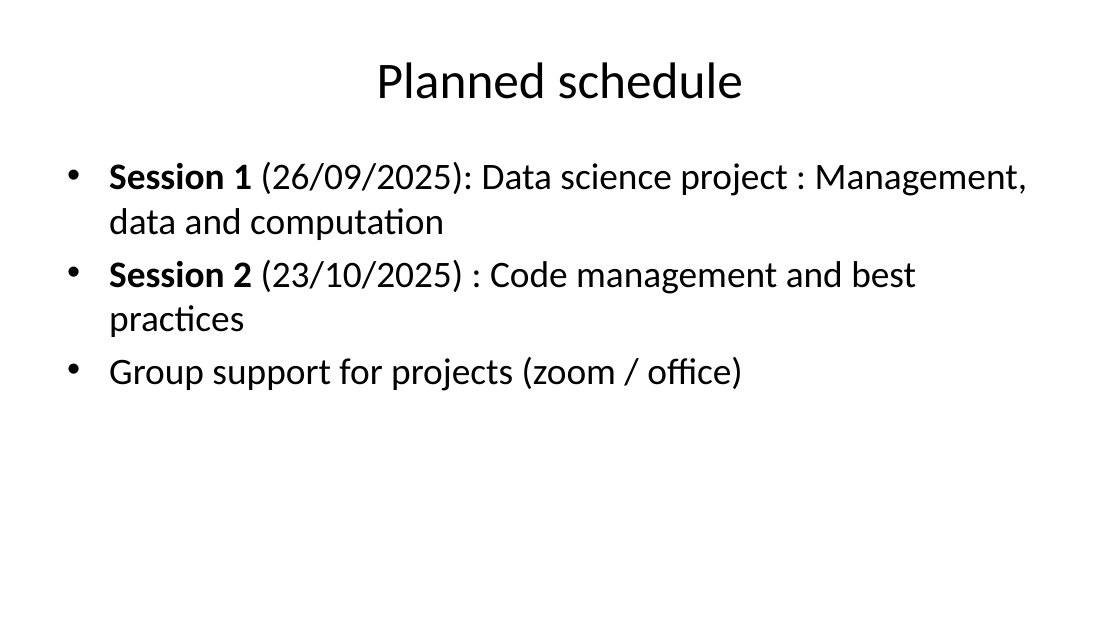
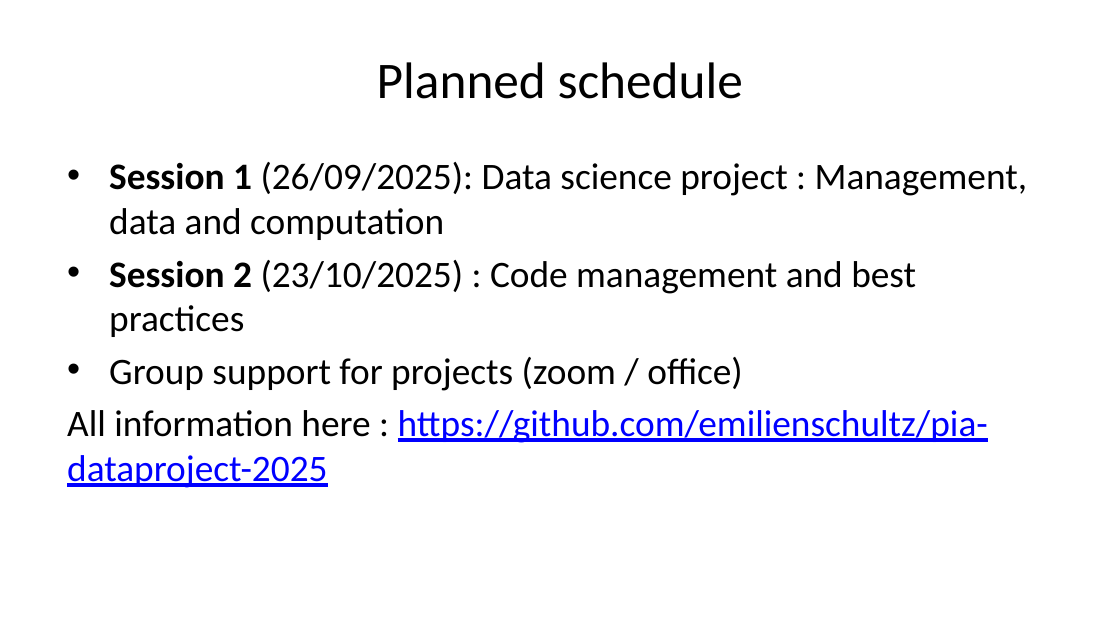
Before and after one commit to emilienschultz/pia-dataproject-2025, a slide deck: slide 4 of S1_Starting_data_science_project.pptx. Drawn at 1120x630 pixels with LibreOffice and Linux fonts; fonts in the diff are those of the drawing. Boxes give left, top, right and bottom in pixels: in the first picture for what was removed or moved away, otherwise in the second. Text is boxed around its words. In the diff, an @@ line names an element or a change of style, - is before the commit and + after.

Commit message:
update

```diff
--- a/S1_Starting_data_science_project.pptx
+++ b/S1_Starting_data_science_project.pptx
@@ text at box(67, 410, 988, 488): paragraph added @@
+All information here : https://github.com/emilienschultz/pia-dataproject-2025
```
Also in this commit, not shown: 1 other slide changed.
